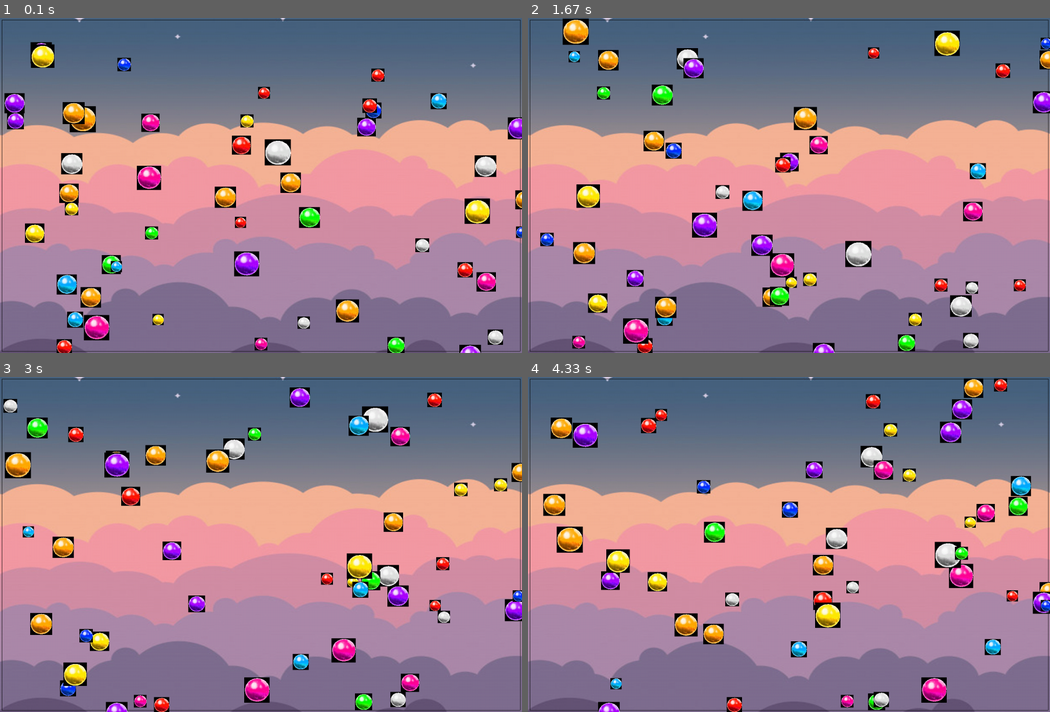
Above: before the commit, frames 1-4 (two rows, left to right).
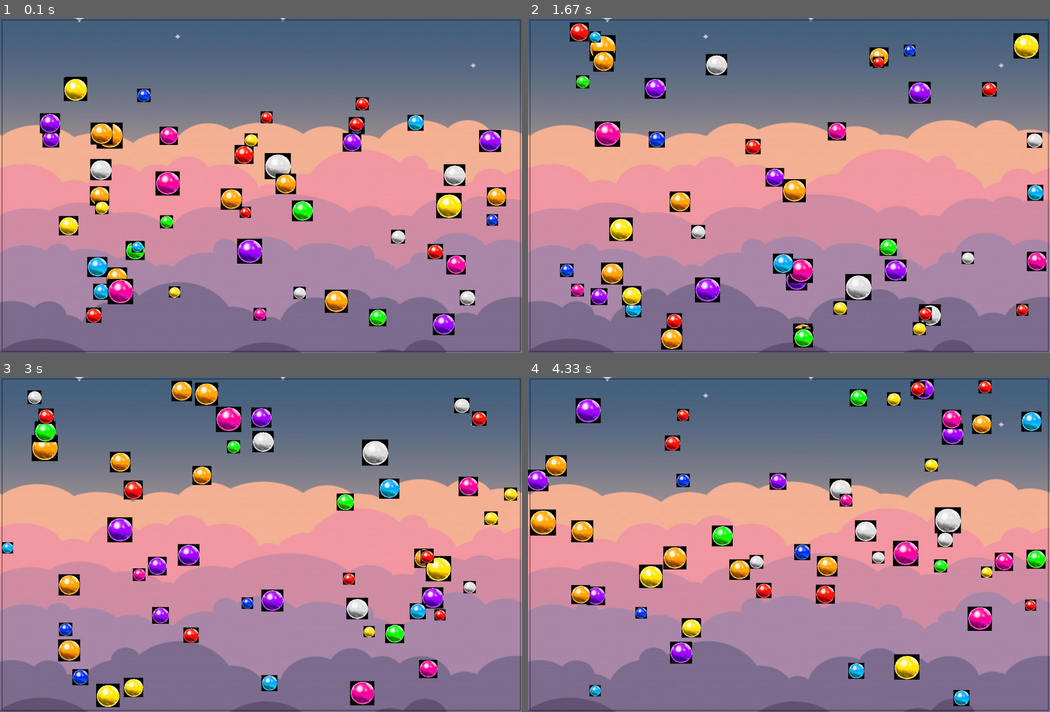
Above: after the commit, the same moments.

Repository: RenatPshukov/RAK_pygame_project2
Game: pygame game, started from main.py
Two runs of this game, one before a commit and one after it. Both use one fixed random seed, a clock stepped at 60 frames per second and the inputs below.
Inputs:
- Up to frame 1 (0.1 s): no input
- Up to frame 2 (1.67 s): no input
- Up to frame 3 (3 s): no input
- Up to frame 4 (4.33 s): no input

The runs differ from the first frame. In frame 1, 17% of the frame differs, in the area x 0-100%, y 7-100%; in frame 2, 17%; in frame 3, 18%; in frame 4, 18%, in the area x 0-100%, y 0-100%.

Commit message:
Добавлено установления иконки окна(логотипа) т.к логитипа на данный момент нет строки кода закомментированы. Немного оптимизирован код. Исправлены баги: 1. пояление и застревание шаров в углу окна. 2. рикошет от нижней и правой стороны(раньше шары рикошетили не долетая их). 3 Конвульсионно-эпилиптическое дрожание шаров. Проблема со спрайтами всё ещё актуальна(

Diff:
--- a/main.py
+++ b/main.py
@@ -29,6 +29,11 @@
     return image
 
 
+# устанавливаем иконку (логотип)
+# icon = load_image('red_ball.png')
+# pygame.display.set_icon(icon)
+
+
 # TODO класс шарика
 class Ball(pygame.sprite.Sprite):
 
@@ -43,7 +48,8 @@
         purple_ball = pygame.transform.scale(load_image("purple_ball.png"), (radius, radius))
         white_ball = pygame.transform.scale(load_image("white_ball.png"), (radius, radius))
         yellow_ball = pygame.transform.scale(load_image("yellow_ball.png"), (radius, radius))
-        s = [red_ball, blue_ball, darkblue_ball, green_ball, orange_ball, pink_ball, purple_ball, white_ball, yellow_ball]
+        s = [red_ball, blue_ball, darkblue_ball, green_ball, orange_ball, pink_ball, purple_ball, white_ball,
+             yellow_ball]
         super().__init__(group)
         ds = choice(s)
         self.image = ds
@@ -51,7 +57,7 @@
         # pygame.SRCALPHA, 32)
         # pygame.draw.circle(self.image, pygame.Color((randint(0, 255), randint(0, 255), randint(0, 255))),
         # (radius, radius), radius)
-        self.rect = pygame.Rect(x, y, 2 * radius, 2 * radius)
+        self.rect = pygame.Rect(x, y, radius, radius)
         self.vx = randint(-13, 13)
         self.vy = randint(-13, 13)
         while self.vx == 0:
@@ -91,7 +97,6 @@
 # группа, содержащая все спрайты
 all_sprites = pygame.sprite.Group()
 
-
 # создаём границы
 Border(5, 5, width - 5, 5)
 Border(5, height - 5, width - 5, height - 5)
@@ -100,7 +105,7 @@
 
 # создаём шары
 for i in range(50):
-    Ball(all_sprites, randint(30, 70), randint(0, 1400), randint(0, 900))
+    Ball(all_sprites, randint(30, 70), randint(100, 1300), randint(100, 800))
 print(all_sprites)
 
 running = True
